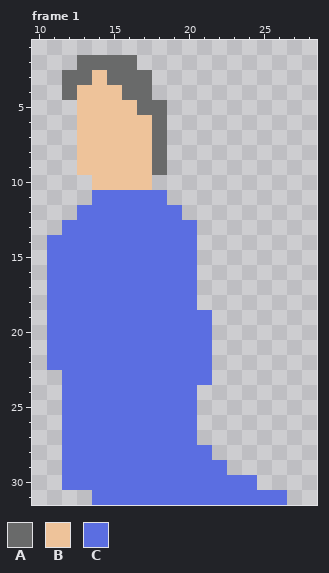
Pixel-art file, stored at Assets/Sprites/Characters/Player.aseprite. That is the earlier state.
32x32 pixels, 1 frame. Shown: frame 1: x 10..28, y 1..31. The commit also changed other frames, which this record leaves out.
Palette (. is transparent): A #696a6a  B #eec39a  C #5b6ee1
After:
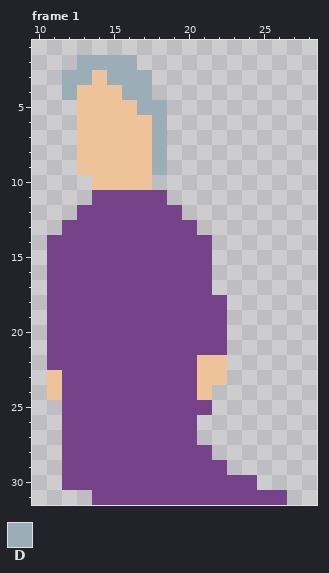
Colours new in this view: D #9badb7
The exact change:
@@ palette @@
-C #5b6ee1
+C #76428a
--- frame 1
@@ x 10..20 @@
  1 ...........
- 2 ...AAAA....
- 3 ..AABAAA...
- 4 ..ABBBAA...
- 5 ...BBBBAA..
- 6 ...BBBBBA..
- 7 ...BBBBBA..
- 8 ...BBBBBA..
- 9 ...BBBBBA..
+ 2 ...DDDD....
+ 3 ..DDBDDD...
+ 4 ..DBBBDD...
+ 5 ...BBBBDD..
+ 6 ...BBBBBD..
+ 7 ...BBBBBD..
+ 8 ...BBBBBD..
+ 9 ...BBBBBD..
 10 ....BBBB...
@@ x 10..28 @@
 13 ..CCCCCCCCC........
-14 .CCCCCCCCCC........
-15 .CCCCCCCCCC........
-16 .CCCCCCCCCC........
-17 .CCCCCCCCCC........
-18 .CCCCCCCCCC........
-19 .CCCCCCCCCCC.......
-20 .CCCCCCCCCCC.......
-21 .CCCCCCCCCCC.......
-22 .CCCCCCCCCCC.......
-23 ..CCCCCCCCCC.......
-24 ..CCCCCCCCC........
-25 ..CCCCCCCCC........
+14 .CCCCCCCCCCC.......
+15 .CCCCCCCCCCC.......
+16 .CCCCCCCCCCC.......
+17 .CCCCCCCCCCC.......
+18 .CCCCCCCCCCCC......
+19 .CCCCCCCCCCCC......
+20 .CCCCCCCCCCCC......
+21 .CCCCCCCCCCCC......
+22 .CCCCCCCCCCBB......
+23 .BCCCCCCCCCBB......
+24 .BCCCCCCCCCB.......
+25 ..CCCCCCCCCC.......
 26 ..CCCCCCCCC........
Changed places in both pictures, as pixel boxes (x1, y1, x2, y2):
changed: (47, 55, 287, 505)
